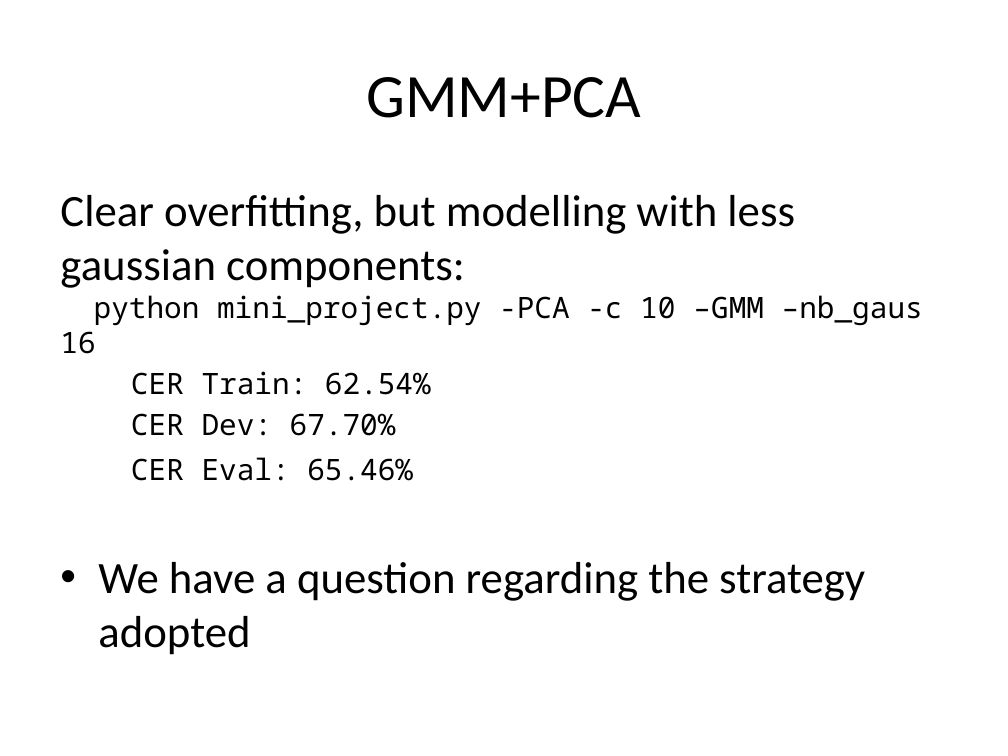
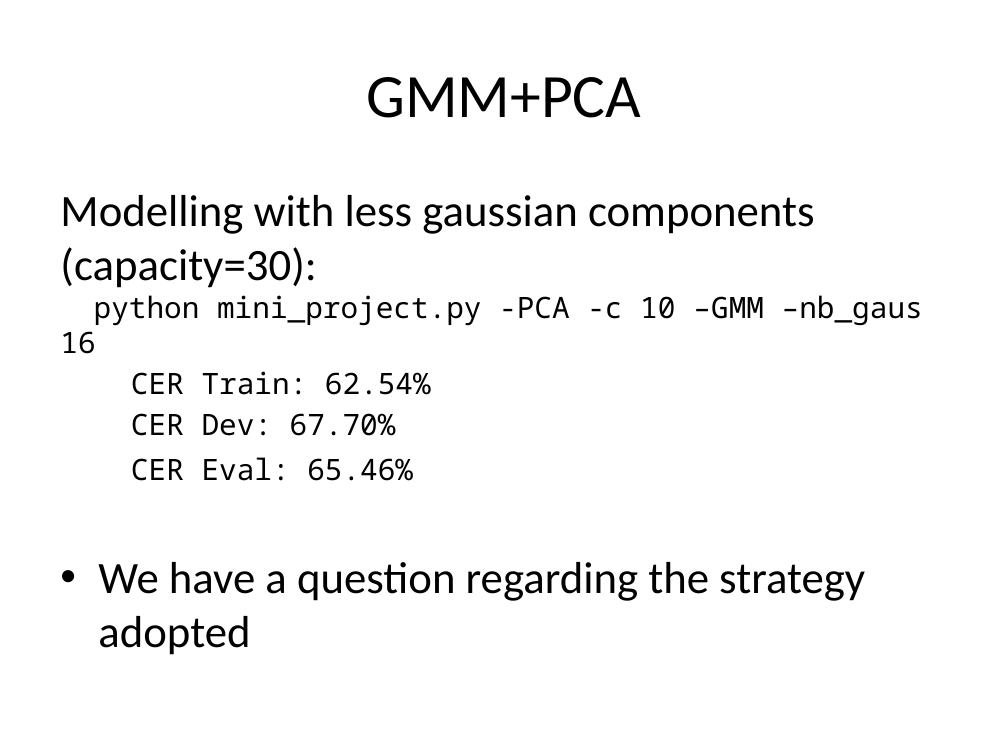
Before and after one commit to tiagofrepereira2012/FSPR_miniproject, a slide deck: slide 6 of presentation/Presentation.pptx. Drawn at 1008x756 pixels with LibreOffice and Linux fonts; fonts in the diff are those of the drawing. Boxes give left, top, right and bottom in pixels: in the first picture for what was removed or moved away, otherwise in the second. Text is boxed around its words. In the diff, an @@ line names an element or a change of style, - is before the commit and + after.

```diff
--- a/presentation/Presentation.pptx
+++ b/presentation/Presentation.pptx
@@ text at bbox=[60, 195, 923, 354]: text changed @@
-Clear overfitting, but modelling with less gaussian components:
-python mini_project.py -PCA -c 10 –GMM –nb_gaus 16
+Modelling with less gaussian components (capacity=30):
+python mini_project.py -PCA -c 10 –GMM –nb_gaus 16
```
Also in this commit, not shown: 2 other slides changed, 1 slide added, 1 other file.
